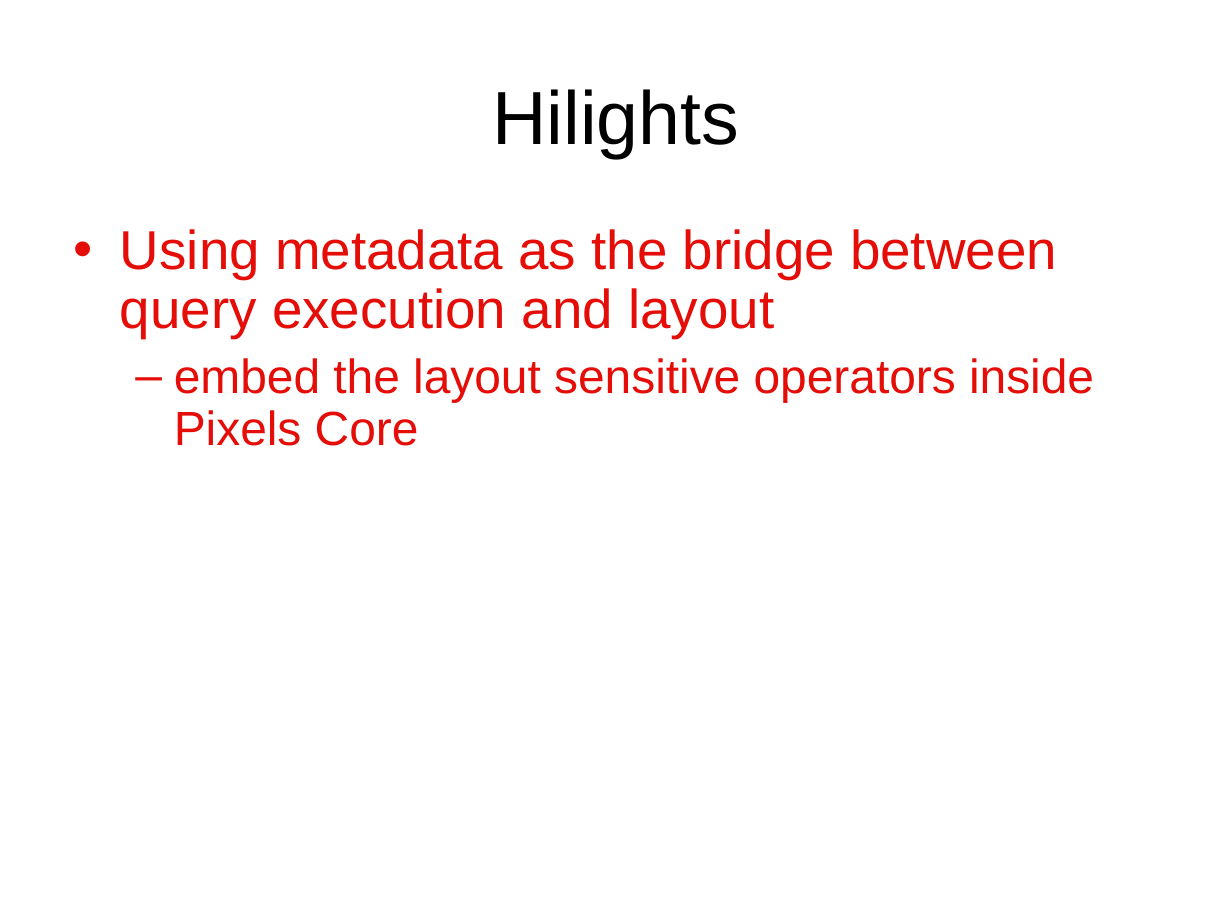
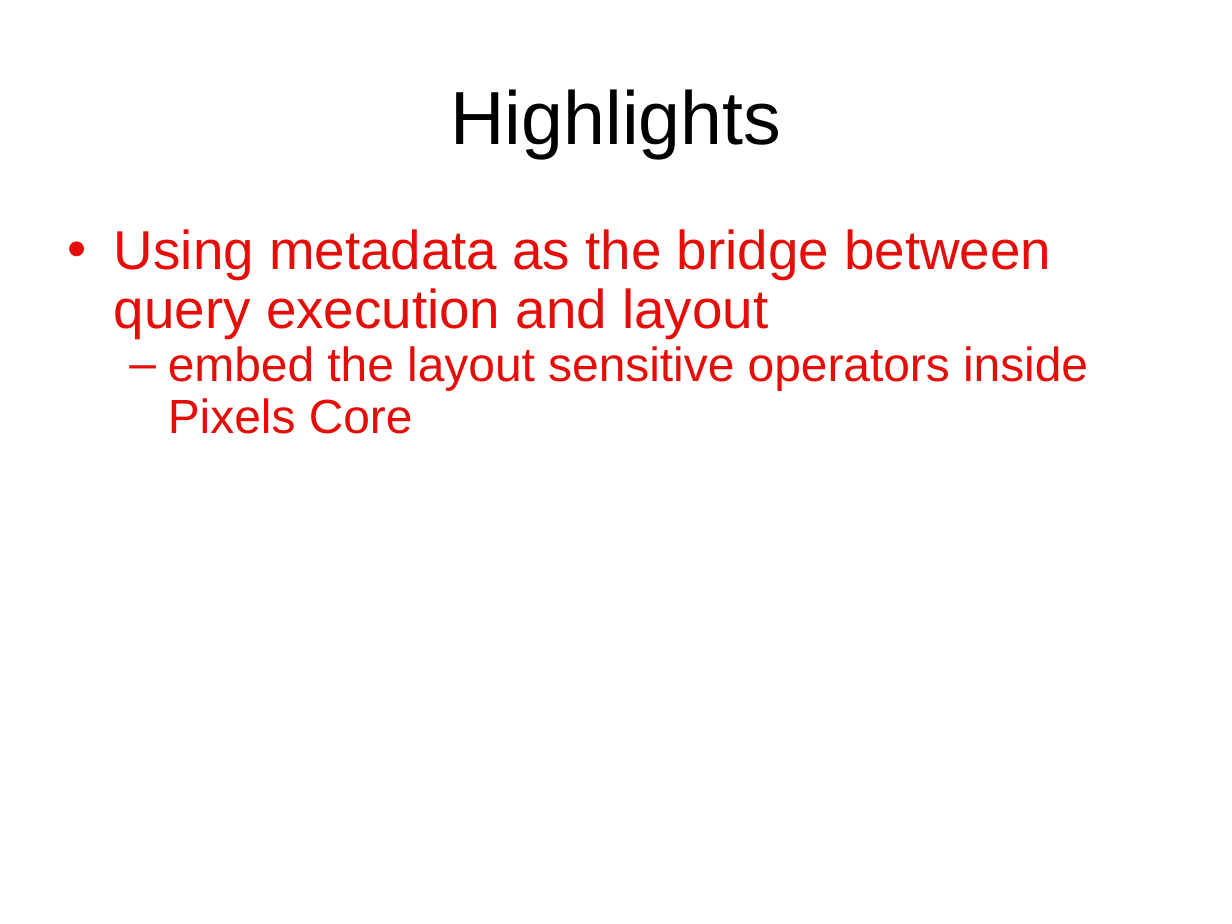
Before and after one commit to pixelsdb/pixels, a slide deck: slide 17 of pub/slides/pixels_examples_and_highlights.ppt (slide 16 before the commit). Drawn at 1232x924 pixels with LibreOffice and Linux fonts; fonts in the diff are those of the drawing. Boxes give left, top, right and bottom in pixels: in the first picture for what was removed or moved away, otherwise in the second. Text is boxed around its words. In the diff, an @@ line names an element or a change of style, - is before the commit and + after.

```diff
--- a/pub/slides/pixels_examples_and_highlights.ppt
+++ b/pub/slides/pixels_examples_and_highlights.ppt
@@ title at bbox=[451, 89, 781, 158]: text changed @@
-Hilights
+Highlights
@@ text "Using metadata as the bridge ..." at bbox=[114, 229, 1088, 434]: less space between paragraphs @@
```
Also in this commit, not shown: 13 other slides changed, 1 slide added.
